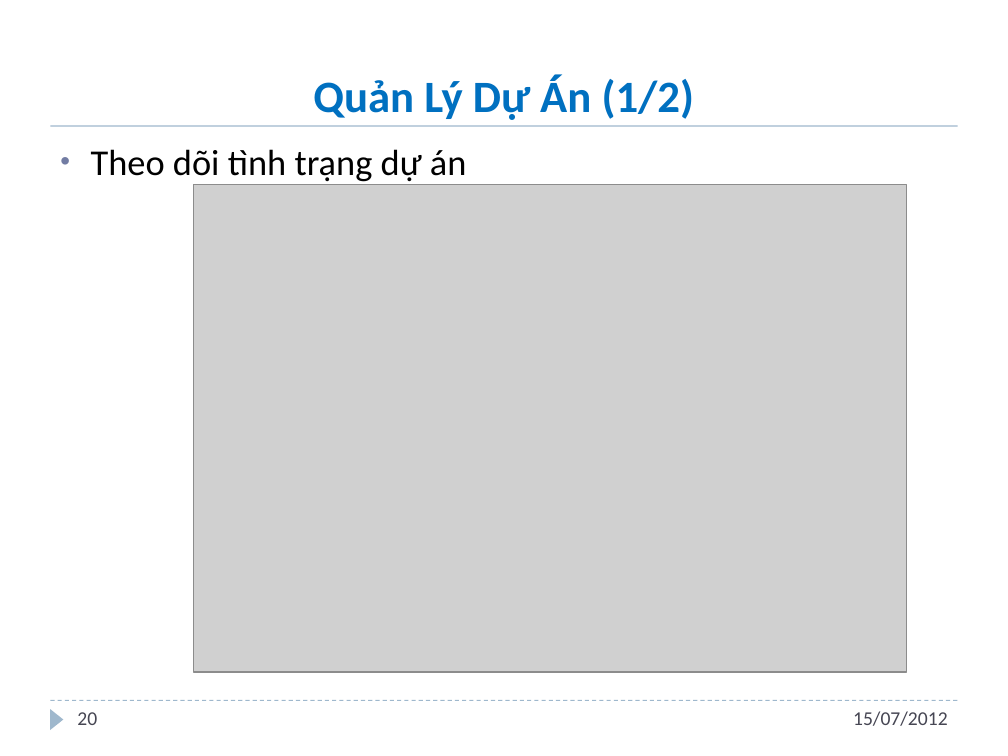
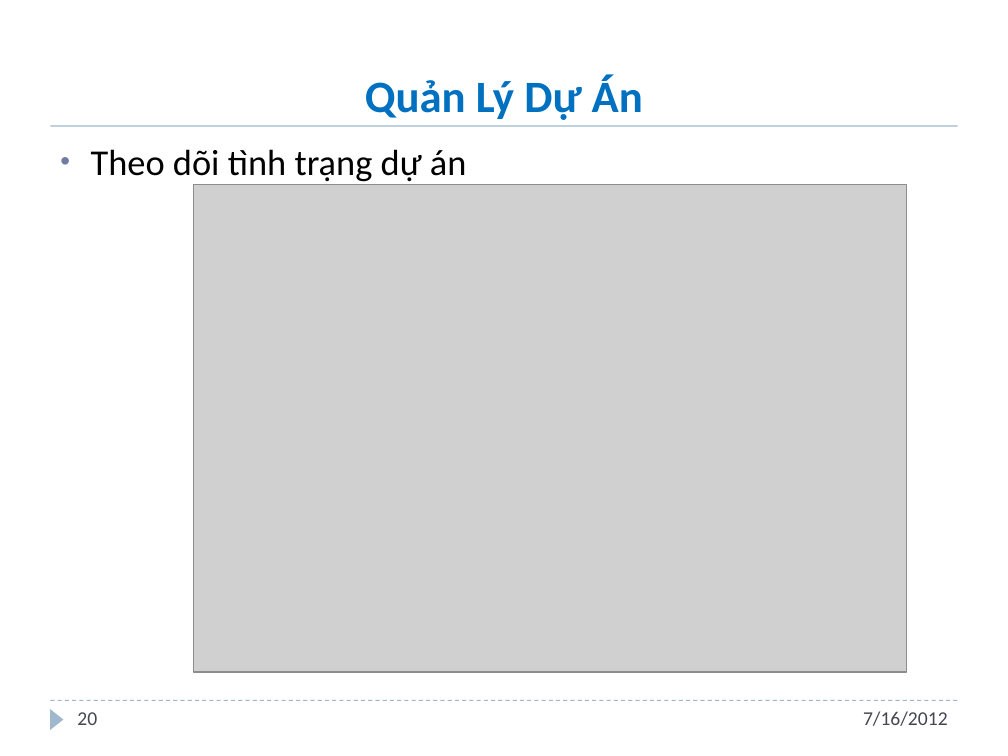
Before and after one commit to andungtra/he-thong-quan-ly-tuong-tac, a slide deck: slide 20 of Report/ppt/Presentation.pptx. Drawn at 1008x756 pixels with LibreOffice and Linux fonts; fonts in the diff are those of the drawing; grey boxes stand for pictures; background and template pictures are left out. Boxes give left, top, right and bottom in pixels: in the first picture for what was removed or moved away, otherwise in the second. Text is boxed around its words. In the diff, an @@ line names an element or a change of style, - is before the commit and + after.

```diff
--- a/Report/ppt/Presentation.pptx
+++ b/Report/ppt/Presentation.pptx
@@ title at [365, 74, 643, 120]: text changed @@
-Quản Lý Dự Án (1/2)
+Quản Lý Dự Án
@@ text at [863, 711, 948, 726]: text changed @@
-15/07/2012
+7/16/2012
```
Also in this commit, not shown: 44 other slides changed, 2 slides added, 1 slide removed.
